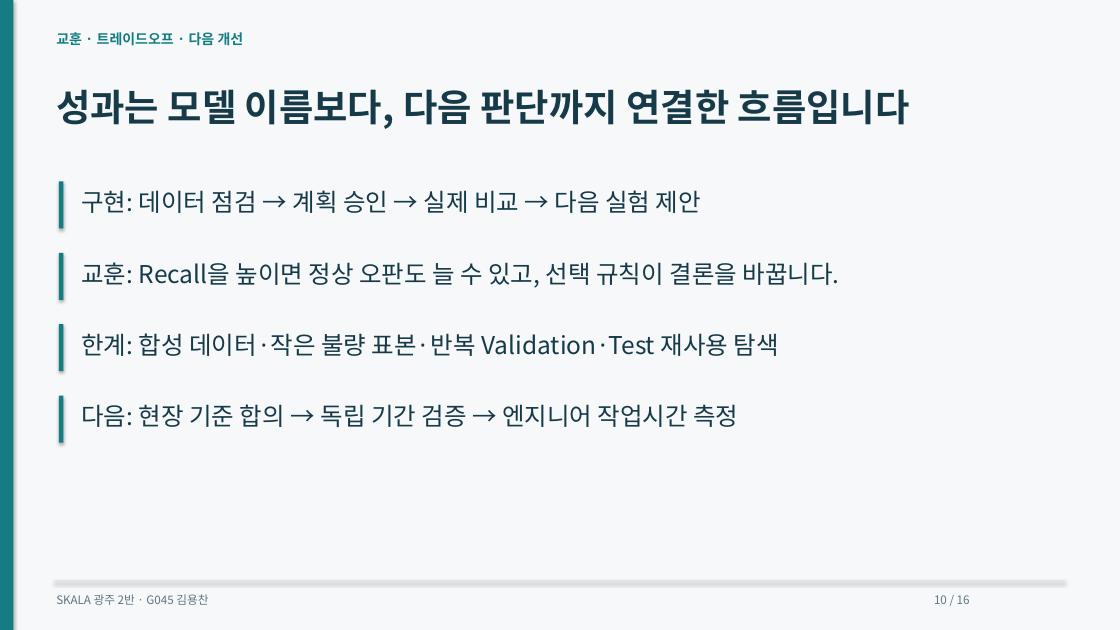
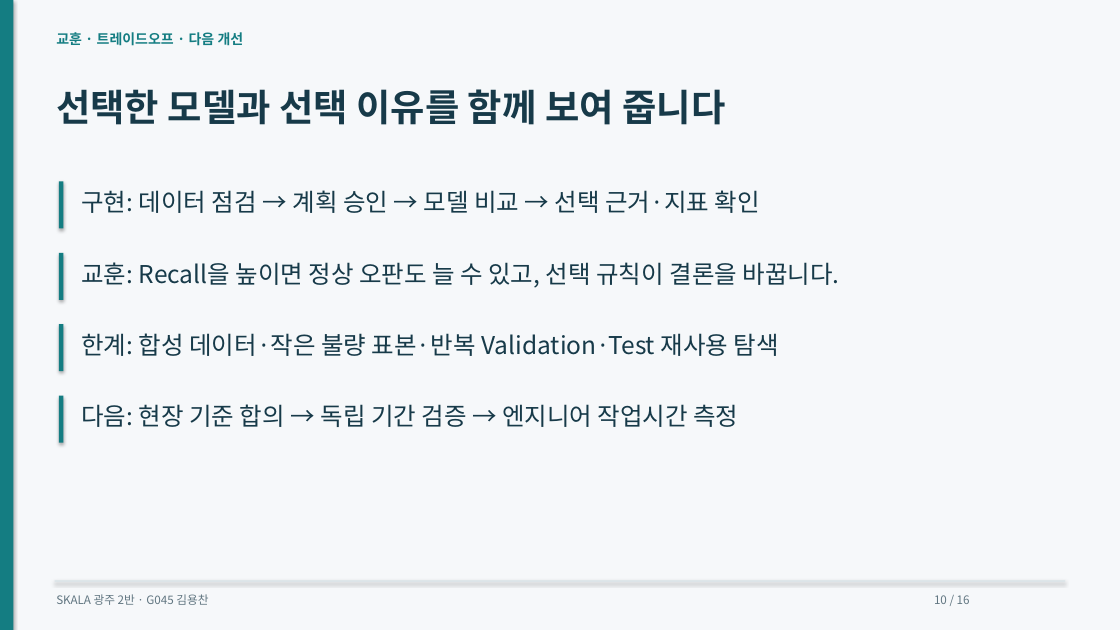
Before and after one commit to dragonchan95/Semiconductor-AI-Agent, a slide deck: slide 10 of docs/G045_Semiconductor_Agent.pptx. Drawn at 1120x630 pixels with LibreOffice and Linux fonts; fonts in the diff are those of the drawing. Boxes give left, top, right and bottom in pixels: in the first picture for what was removed or moved away, otherwise in the second. Text is boxed around its words. In the diff, an @@ line names an element or a change of style, - is before the commit and + after.

```diff
--- a/docs/G045_Semiconductor_Agent.pptx
+++ b/docs/G045_Semiconductor_Agent.pptx
@@ text at (56,89,725,125): text changed @@
-성과는 모델 이름보다, 다음 판단까지 연결한 흐름입니다
+선택한 모델과 선택 이유를 함께 보여 줍니다
@@ text at (81,190,760,213): text changed @@
-구현: 데이터 점검 → 계획 승인 → 실제 비교 → 다음 실험 제안
+구현: 데이터 점검 → 계획 승인 → 모델 비교 → 선택 근거·지표 확인
```
Also in this commit, not shown: 6 other slides changed, 39 other files.
